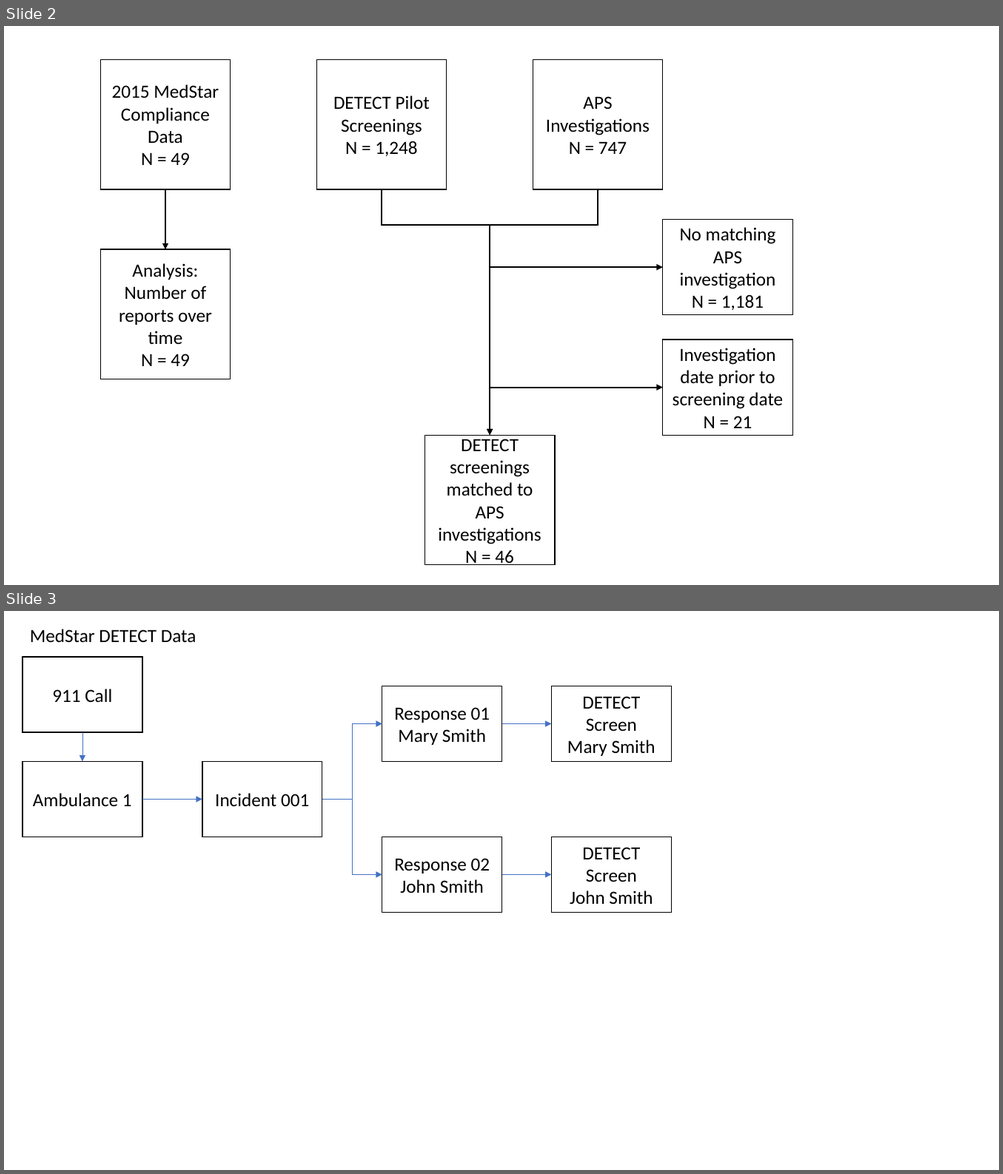
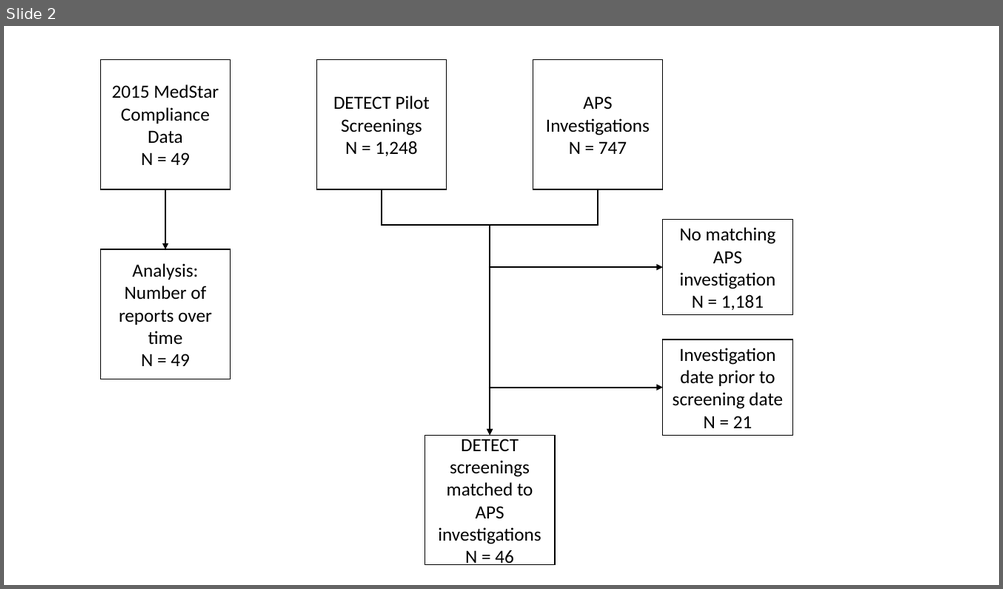
Before and after one commit to brad-cannell/detect_pilot_test_5w, a slide deck: images/detect_pilot_graphics.pptx. Shown one above the other, each under a label of ours: slides 2 and 3 before the commit, slide 2 after it. The pictures are 1003x1174 and 1003x589 pixels, drawn with LibreOffice and Linux fonts; fonts in the diff are those of the drawing. Boxes give left, top, right and bottom in pixels: in the first picture for what was removed or moved away, otherwise in the second. Text is boxed around its words. In the diff, an @@ line names an element or a change of style, - is before the commit and + after.

Commit message:
Figured out incident PCR numbers
It's important to understand the meaning of patient identification variables in the data, and the relationship between patient identification variables across both datasets. However, after manually checking the datasets we found that the terms "Incident" and "Response" are used inconsistently between files. We fixed the MedStar datasets so that incident PCR  number represents a unique incident/person combination.

```diff
--- a/images/detect_pilot_graphics.pptx
+++ b/images/detect_pilot_graphics.pptx
@@ slide 3 removed at bbox=[4, 611, 999, 1170], background #FFFFFF @@
@@ text removed at bbox=[30, 629, 196, 642] @@
-MedStar DETECT Data
@@ rectangle removed at bbox=[22, 658, 143, 732] @@
-911 Call
@@ rectangle removed at bbox=[382, 686, 503, 762] @@
-Response 01
-Mary Smith
@@ rectangle removed at bbox=[552, 686, 671, 762] @@
-DETECT Screen
-Mary Smith
@@ arrow removed from (82, 732) to (82, 762) @@
@@ elbow arrow removed from (322, 799) to (382, 723) @@
@@ arrow removed from (502, 723) to (552, 723) @@
@@ rectangle removed at bbox=[22, 762, 143, 837] @@
-Ambulance 1
@@ rectangle removed at bbox=[202, 762, 323, 837] @@
-Incident 001
@@ arrow removed from (142, 799) to (202, 799) @@
@@ elbow arrow removed from (322, 799) to (382, 875) @@
@@ rectangle removed at bbox=[382, 837, 503, 912] @@
-Response 02
-John Smith
@@ rectangle removed at bbox=[552, 837, 671, 912] @@
-DETECT Screen
-John Smith
@@ arrow removed from (502, 875) to (552, 875) @@
```
Also in this commit, not shown: 2 slides added, 6 other files.
